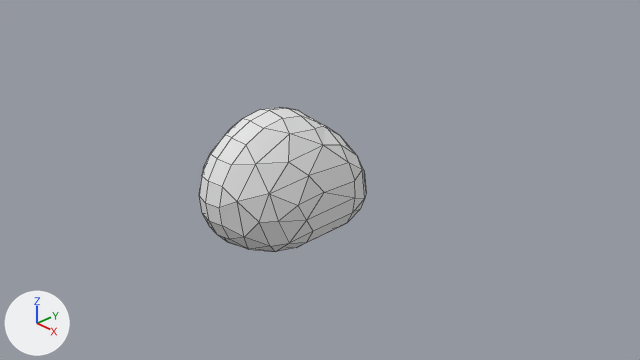
The Blender file EvolutionProject/Assets/Environment/Rock.blend, before and after one commit.
The view is the same before and after, from the file's camera 'Camera'. Lighting does not change. The marker at lower left points along +X, +Y and +Z. Mesh edges are drawn as thin lines.
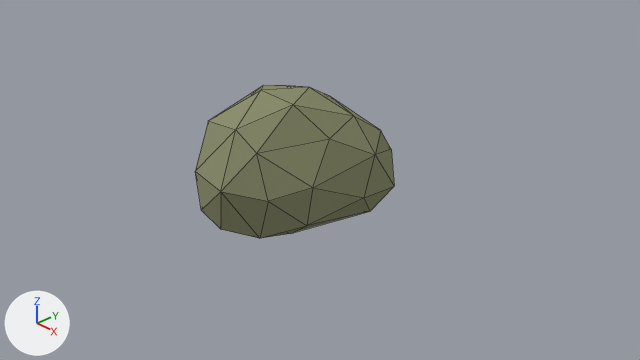
Location of each change, (x1, y1, x2, y2) in pixels of the pictures (640 x 360 px):
'Cube', recoloured, reshaped, modifiers changed (white to yellow, 19% wider): before (199, 107, 366, 252); after (195, 85, 394, 238)

Diff of the bpy script that builds the scene:
```diff
--- a/EvolutionProject/Assets/Environment/Rock.blend.py
+++ b/EvolutionProject/Assets/Environment/Rock.blend.py
@@ mat_material @@
 mat_material = diffuse_material('Material')
-mat_material.base_color = (0.8, 0.8, 0.8)  # white #e7e7e7
+mat_material.base_color = (0.27, 0.281, 0.164)  # yellow #8e9071
@@ me_cube @@
 # used by ob_cube; location = (0.0, 0.0, 0.0)
-me_cube.from_pydata(...)  # 18 vertices, 16 faces; spans x -1.0..1.0, y -2.4..1.0, z -0.39..2.6
+me_cube.from_pydata(...)  # 47 vertices, 90 faces; spans x -1.21..1.22, y -1.72..1.28, z -0.06..2.11
+# me_cube part 1: the whole mesh is rebuilt
 me_cube.materials.append(mat_material)
@@ ob_cube @@
 ob_cube.location = (0.0, 0.0, 0.0)
-_m = ob_cube.modifiers.new('Subsurf', 'SUBSURF')
-_m = ob_cube.modifiers.new('Decimate', 'DECIMATE')
-_m.ratio = 0.495
```
